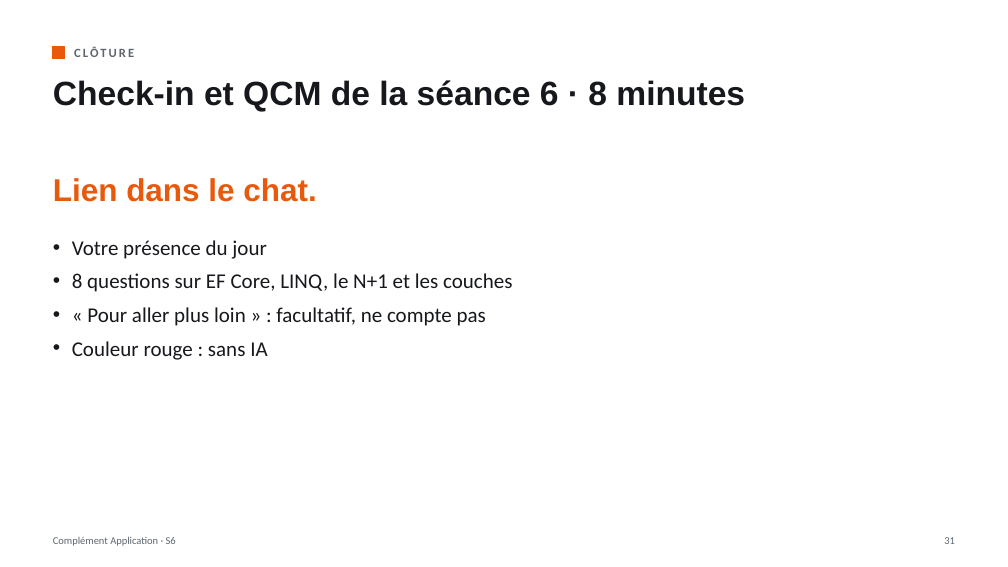
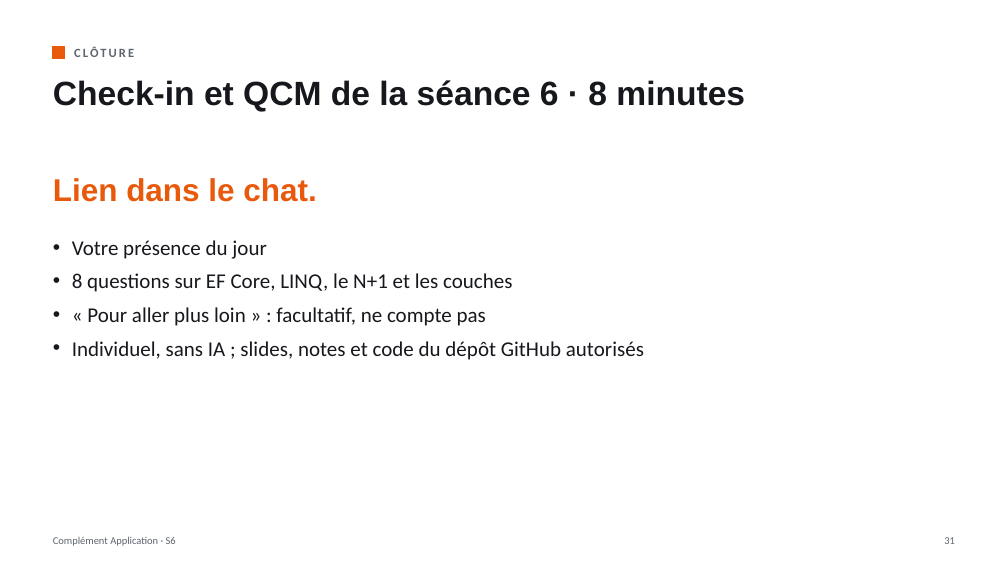
Before and after one commit to lle-condorcet/condorcet-2027, a slide deck: slide 31 of slides/LLE_CA_S06_EF_Core_en_couches.pptx. Drawn at 1008x567 pixels with LibreOffice and Linux fonts; fonts in the diff are those of the drawing. Boxes give left, top, right and bottom in pixels: in the first picture for what was removed or moved away, otherwise in the second. Text is boxed around its words. In the diff, an @@ line names an element or a change of style, - is before the commit and + after.

```diff
--- a/slides/LLE_CA_S06_EF_Core_en_couches.pptx
+++ b/slides/LLE_CA_S06_EF_Core_en_couches.pptx
@@ text at box(72, 341, 644, 360): text changed @@
-• Couleur rouge : sans IA
+• Individuel, sans IA ; slides, notes et code du dépôt GitHub autorisés
```
Also in this commit, not shown: 8 other files.
